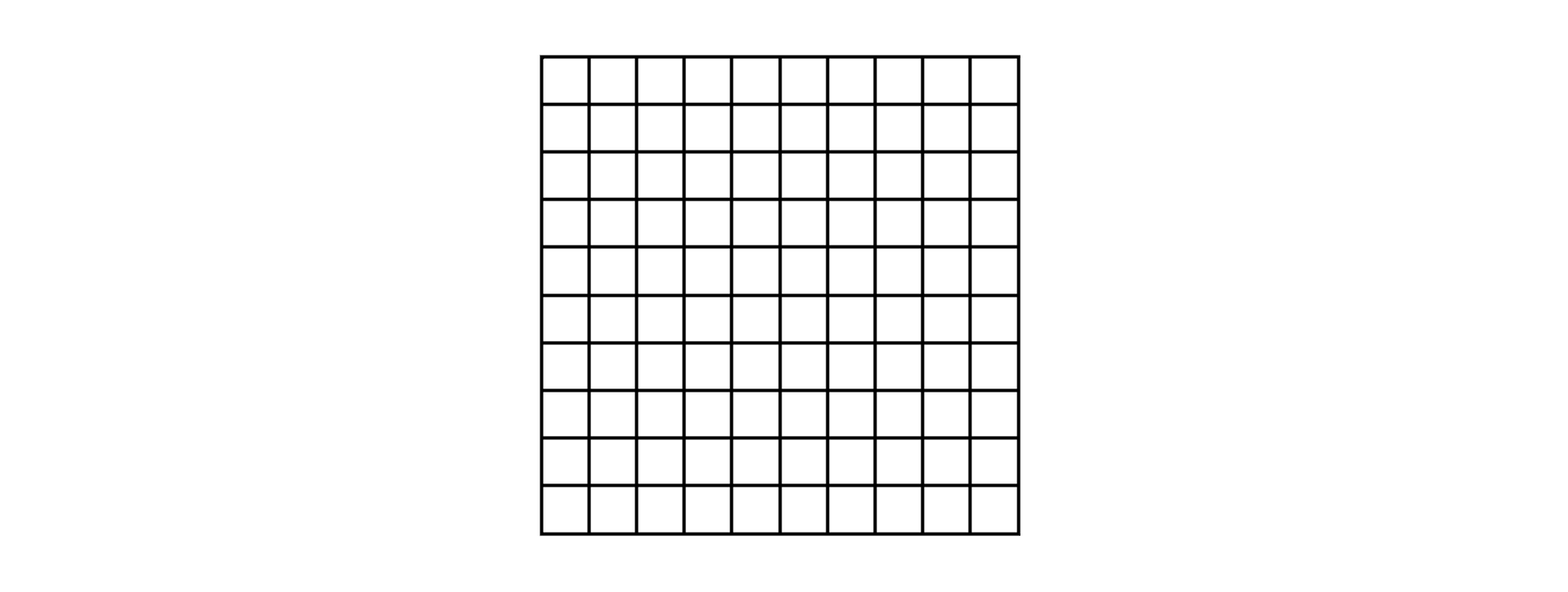
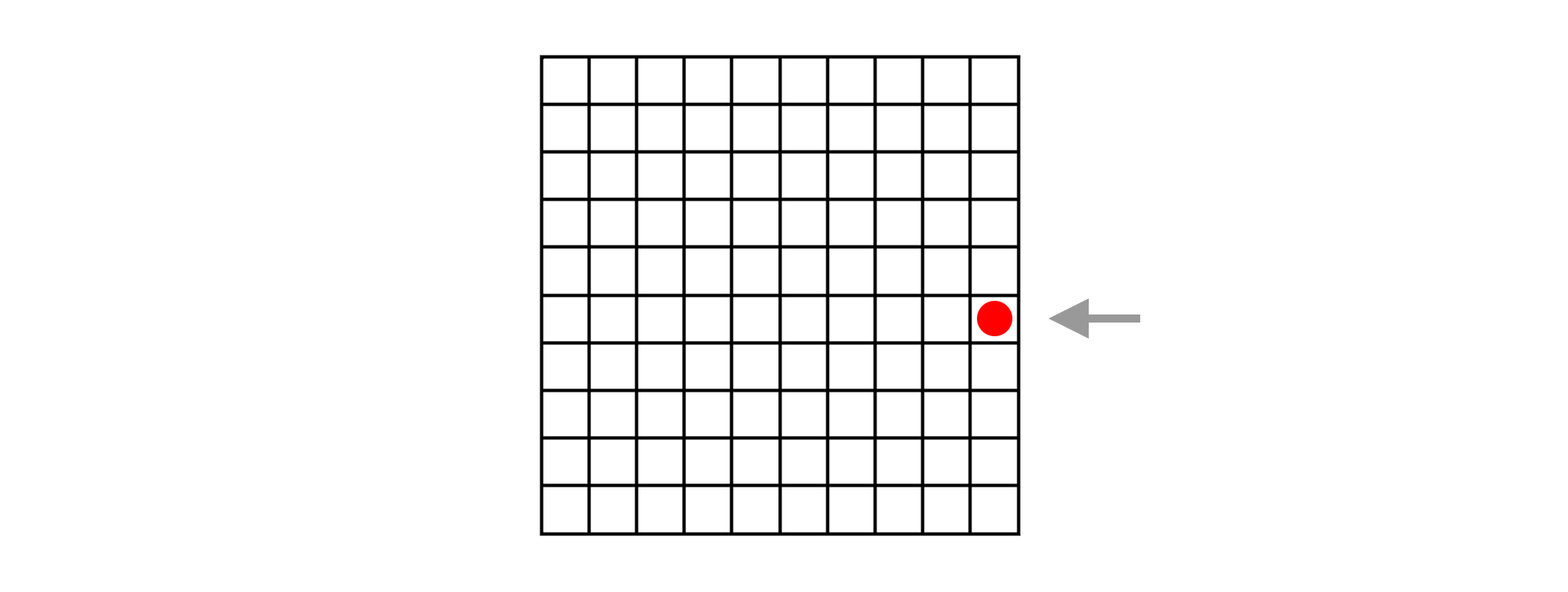
Revision of a layered (1568, 592) image; what changed, layer by layer:
added layer "Shape 1" above "Layer 1" over [1048, 298, 1141, 339]
added layer "Layer 1" above "Background" over [976, 300, 1013, 337]
added layer "Background" over [976, 298, 1141, 339]
